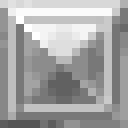
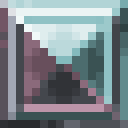
Revision of a layered (128, 128) image; what changed, layer by layer:
added layer "alexandrite Hard LIght copy" (hard light, 89%) above "grain merge" over [0,0,128,128]
renamed "contrast" to "grain merge", hid it, blend grain merge → hard light over [0,0,128,128]
hid "Opal" over [0,0,128,128]
added layer "Alex. manual midtone mask by select similar copy #1" (51%) above "Alex. manual midtone mask by select similar copy" over [0,0,128,128]
added layer "Alexandrite copy" above "Alexandrite UNUSED" over [0,0,128,128]
